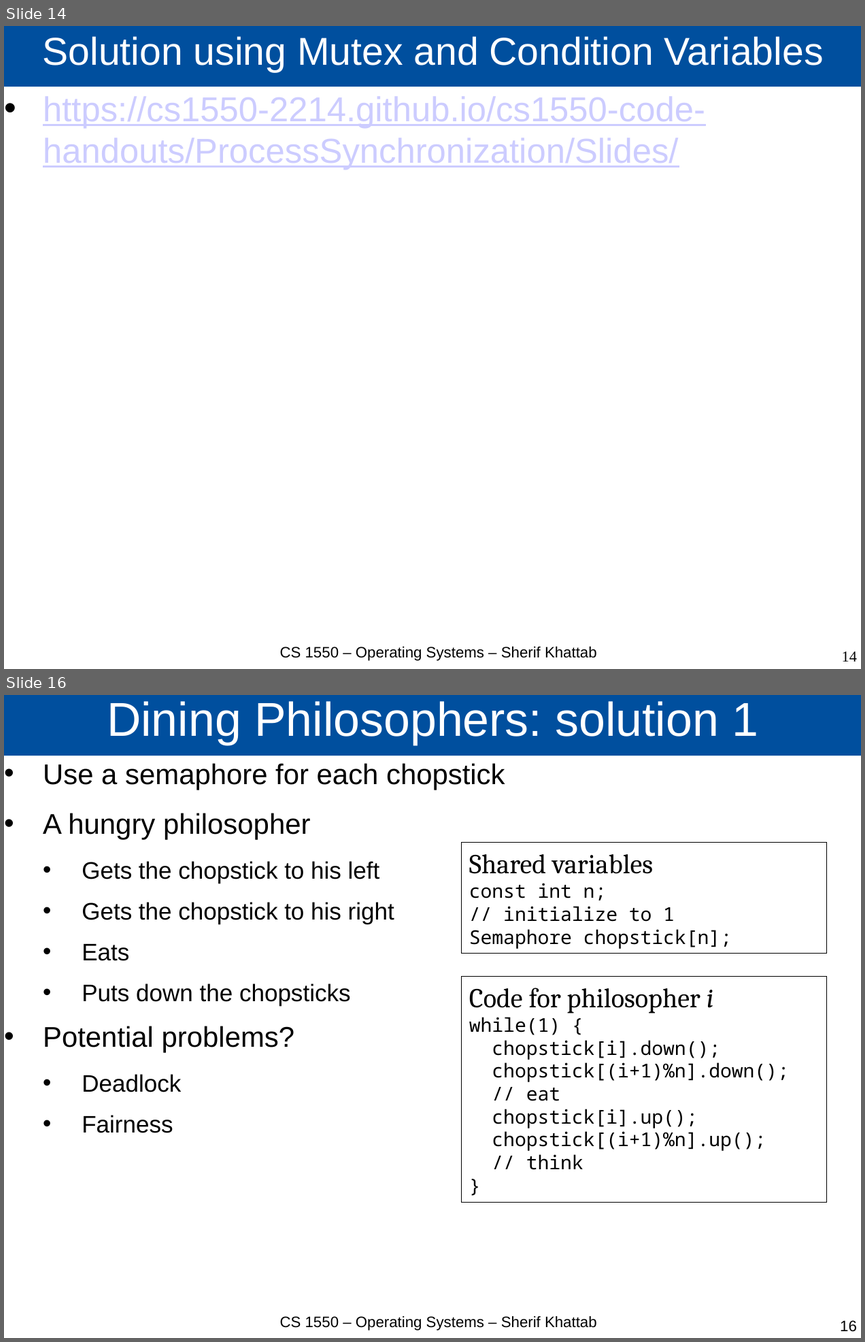
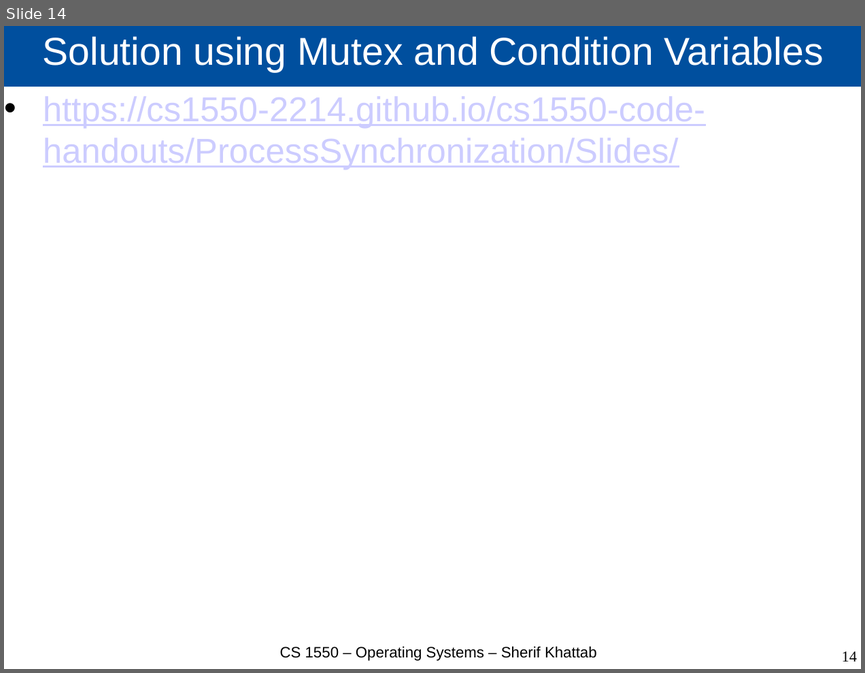
Before and after one commit to cs1550-2244/cs1550-code-handouts, a slide deck: DraftSlides/Lecture8.pptx. Shown one above the other, each under a label of ours: slides 14 and 16 before the commit, slide 14 after it; the slides between them are not shown. The pictures are 865x1342 and 865x673 pixels, drawn with LibreOffice and Linux fonts; fonts in the diff are those of the drawing. Boxes give left, top, right and bottom in pixels: in the first picture for what was removed or moved away, otherwise in the second. Text is boxed around its words. In the diff, an @@ line names an element or a change of style, - is before the commit and + after.

```diff
--- a/DraftSlides/Lecture8.pptx
+++ b/DraftSlides/Lecture8.pptx
@@ slide 16 removed at <box>4,695,861,1338</box>, background #FFFFFF @@
@@ title removed at <box>4,695,861,756</box> @@
-Dining Philosophers: solution 1
@@ text removed at <box>43,763,505,1133</box> @@
-• Use a semaphore for each chopstick
-• A hungry philosopher
-  • Gets the chopstick to his left
-  • Gets the chopstick to his right
-  • Eats
-  • Puts down the chopsticks
-• Potential problems?
-  • Deadlock
-  • Fairness
@@ rectangle removed at <box>461,842,827,952</box> @@
-Shared variables
-const int n;
-// initialize to 1
-Semaphore chopstick[n];
@@ rectangle removed at <box>461,977,827,1203</box> @@
-Code for philosopher i
-while(1) {
-chopstick[i].down();
-chopstick[(i+1)%n].down();
-// eat
-chopstick[i].up();
-chopstick[(i+1)%n].up();
-// think
-}
@@ text removed at <box>280,1316,597,1330</box> @@
-CS 1550 – Operating Systems – Sherif Khattab
@@ page number removed at <box>840,1320,857,1331</box> @@
-16
```
Also in this commit, not shown: 1 slide changed, 12 other slides removed, 3 other files.
